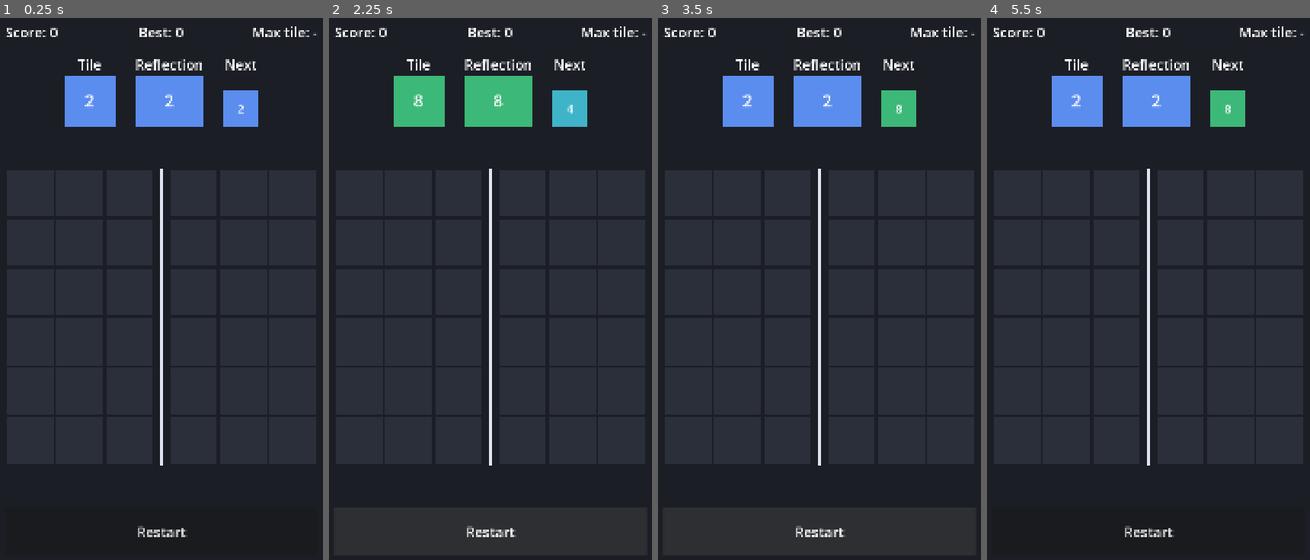
Above: before the commit, frames 1-4 (left to right).
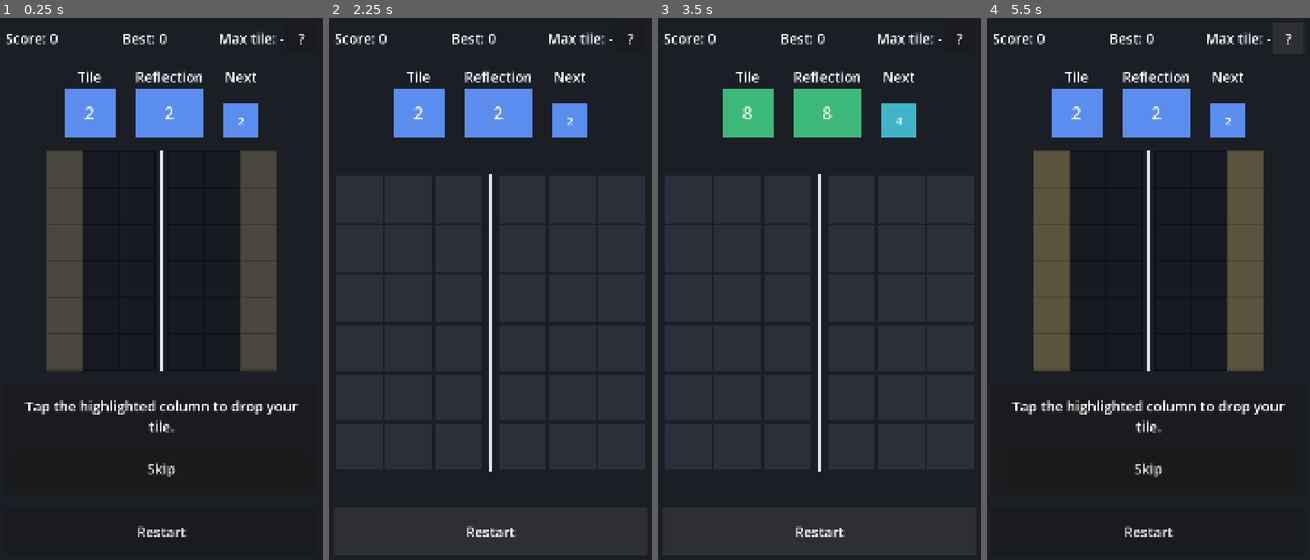
Above: after the commit, the same moments.

Repository: bpinto03/Doppel
Game: Godot game, scene res://scenes/main.tscn
Two runs of this game, one before a commit and one after it. Both use one fixed random seed, a clock stepped at 60 frames per second and the inputs below.
Inputs (mouse positions are in pixels of both pictures, inside the frame that each line leads up to):
- Up to frame 1 (0.25 s): no input
- Up to frame 2 (2.25 s): click "Restart" at 0.5 s; click (629, 39) at 1.25 s, where only the run after the commit has a clickable "?"; click "Restart" at 2 s
- Up to frame 3 (3.5 s): click "Restart" at 2.75 s
- Up to frame 4 (5.5 s): click (1287, 39) at 3.5 s, where only the run after the commit has a clickable "?"; click (1148, 467) at 4.25 s, where only the run after the commit has a clickable "Skip"; click (1287, 39) at 5 s, where only the run after the commit has a clickable "?"

The runs differ from the first frame. In frame 1, 39% of the frame differs, in the area x 2-98%, y 1-85%; in frame 2, 6.7%; in frame 3, 6.7%; in frame 4, 40%.

Commit message:
feat: add skippable tutorial with help button
The tutorial shows on every launch and from the "?" button, which
abandons the current game. Each step loads its scenario, pulses the
target column, its mirror, the cells involved and, in step 3, the axis,
and only accepts the target column or a touch on its mirror. The
explanation appears once the turn's playback has finished. Skip starts
a real game at any time. Tutorial scores do not count toward the best.

Diff:
--- a/assets/translations/ui.csv
+++ b/assets/translations/ui.csv
@@ -14,3 +14,7 @@
 TUTORIAL_STEP_3,A matching tile is waiting just across the mirror line. Drop your tile next to the line.,Une tuile identique attend juste de l'autre côté de l'axe. Pose ta tuile à côté de l'axe.
 TUTORIAL_STEP_3_DONE,"Your tile touched the tile on the right across the mirror line, and they merged. Playing next to the line is one option among others.","Ta tuile a touché celle de droite à travers l'axe, et elles ont fusionné. Jouer près de l'axe est une possibilité parmi d'autres."
 UI_CHAIN_MULTIPLIER,x{value},x{value}
+TUTORIAL_NEXT,Next,Suivant
+TUTORIAL_PLAY,Play,Jouer
+TUTORIAL_SKIP,Skip,Passer
+UI_HELP,?,?
--- /dev/null
+++ b/data/tutorial_hint.tres
@@ -0,0 +1,7 @@
+[gd_resource type="Resource" script_class="TutorialHintConfig" format=3]
+
+[ext_resource type="Script" path="res://scripts/ui/tutorial_hint_config.gd" id="1_config"]
+
+[resource]
+script = ExtResource("1_config")
+pulse_period = 1.2
--- a/scenes/game/game_screen.tscn
+++ b/scenes/game/game_screen.tscn
@@ -4,6 +4,7 @@
 [ext_resource type="Script" path="res://scripts/ui/board_view.gd" id="2_board"]
 [ext_resource type="Script" path="res://scripts/ui/tile_swatch.gd" id="3_swatch"]
 [ext_resource type="Theme" path="res://assets/themes/prototype_theme.tres" id="4_theme"]
+[ext_resource type="PackedScene" path="res://scenes/game/tutorial_panel.tscn" id="5_tutorial_panel"]
 
 [node name="GameScreen" type="Control"]
 layout_mode = 3
@@ -59,6 +60,12 @@
 layout_mode = 2
 size_flags_horizontal = 3
 horizontal_alignment = 2
+
+[node name="HelpButton" type="Button" parent="Margin/Layout/Stats"]
+unique_name_in_owner = true
+custom_minimum_size = Vector2(100, 100)
+layout_mode = 2
+text = "UI_HELP"
 
 [node name="Upcoming" type="HBoxContainer" parent="Margin/Layout"]
 layout_mode = 2
@@ -134,6 +141,11 @@
 vertical_alignment = 1
 mouse_filter = 2
 
+[node name="TutorialPanel" parent="Margin/Layout" instance=ExtResource("5_tutorial_panel")]
+unique_name_in_owner = true
+visible = false
+layout_mode = 2
+
 [node name="GameOverLabel" type="Label" parent="Margin/Layout"]
 unique_name_in_owner = true
 layout_mode = 2
--- /dev/null
+++ b/scenes/game/tutorial_panel.tscn
@@ -0,0 +1,43 @@
+[gd_scene format=3]
+
+[ext_resource type="Script" path="res://scripts/ui/tutorial_panel.gd" id="1_panel"]
+
+[node name="TutorialPanel" type="PanelContainer"]
+script = ExtResource("1_panel")
+
+[node name="Margin" type="MarginContainer" parent="."]
+layout_mode = 2
+theme_override_constants/margin_left = 24
+theme_override_constants/margin_top = 24
+theme_override_constants/margin_right = 24
+theme_override_constants/margin_bottom = 24
+
+[node name="Content" type="VBoxContainer" parent="Margin"]
+layout_mode = 2
+theme_override_constants/separation = 24
+
+[node name="MessageLabel" type="Label" parent="Margin/Content"]
+unique_name_in_owner = true
+custom_minimum_size = Vector2(0, 160)
+layout_mode = 2
+horizontal_alignment = 1
+vertical_alignment = 1
+autowrap_mode = 3
+
+[node name="Buttons" type="HBoxContainer" parent="Margin/Content"]
+layout_mode = 2
+theme_override_constants/separation = 24
+
+[node name="SkipButton" type="Button" parent="Margin/Content/Buttons"]
+unique_name_in_owner = true
+custom_minimum_size = Vector2(0, 120)
+layout_mode = 2
+size_flags_horizontal = 3
+text = "TUTORIAL_SKIP"
+
+[node name="NextButton" type="Button" parent="Margin/Content/Buttons"]
+unique_name_in_owner = true
+custom_minimum_size = Vector2(0, 120)
+layout_mode = 2
+size_flags_horizontal = 3
+text = "TUTORIAL_NEXT"
--- a/scripts/ui/board_view.gd
+++ b/scripts/ui/board_view.gd
@@ -14,11 +14,20 @@
 const GHOST_OPACITY: float = 0.4
 const GHOST_LINK_COLOR := Color(1.0, 1.0, 1.0, 0.3)
 const GHOST_LINK_WIDTH: float = 3.0
+const HINT_COLOR := Color("#ffd24d")
+const HINT_COLUMN_OPACITY: float = 0.25
+const HINT_CELL_OUTLINE_WIDTH: float = 6.0
+const HINT_AXIS_WIDTH: float = 14.0
 const NO_COLUMN: int = -1
 
 var is_input_enabled: bool = true:
 	set(value):
 		is_input_enabled = value
+		queue_redraw()
+## When set, only this left column (or a touch on its mirror) can be played.
+var restricted_column: int = NO_COLUMN:
+	set(value):
+		restricted_column = value
 		queue_redraw()
 
 var _session: GameSession
@@ -30,6 +39,9 @@
 var _hidden_cells: Array[Vector2i] = []
 var _pulsing_cells: Array[Vector2i] = []
 var _pulse_strength: float
+var _hint_step: TutorialStep
+var _hint_strength: float
+var _hint_tween: Tween
 
 
 func show_session(session: GameSession) -> void:
@@ -74,6 +86,26 @@
 	_hidden_cells = []
 	_pulsing_cells = []
 	queue_redraw()
+
+
+## Pulses the step's target column and its mirror, its highlighted cells and, if asked, the axis,
+## and restricts play to the target column.
+func show_tutorial_hint(step: TutorialStep, pulse_period: float) -> void:
+	_stop_hint_pulse()
+	_hint_step = step
+	restricted_column = step.target_column
+	_hint_tween = create_tween().set_loops()
+	_hint_tween.tween_method(_set_hint_progress, 0.0, 1.0, pulse_period)
+
+
+func clear_tutorial_hint() -> void:
+	_stop_hint_pulse()
+	_hint_step = null
+	restricted_column = NO_COLUMN
+
+
+func is_tutorial_hint_shown() -> bool:
+	return _hint_step != null
 
 
 ## Touching a right column plays its mirror: the tile always lands on the left.
@@ -96,7 +128,7 @@
 
 
 func is_ghost_visible() -> bool:
-	return is_input_enabled and _session != null and _session.can_play_column(_hovered_column)
+	return is_input_enabled and _is_column_selectable(_hovered_column)
 
 
 func _gui_input(event: InputEvent) -> void:
@@ -133,8 +165,13 @@
 	_is_press_armed = false
 	_set_hovered_column(NO_COLUMN)
 	var column: int = _find_played_column_at(release_position)
-	if is_input_enabled and _session != null and _session.can_play_column(column):
+	if is_input_enabled and _is_column_selectable(column):
 		column_released.emit(column)
+
+
+func _is_column_selectable(column: int) -> bool:
+	var is_allowed: bool = restricted_column == NO_COLUMN or column == restricted_column
+	return is_allowed and _session != null and _session.can_play_column(column)
 
 
 func _find_played_column_at(point: Vector2) -> int:
@@ -159,15 +196,31 @@
 	_draw_moving_tiles()
 	_draw_pulse()
 	_draw_axis()
+	_draw_tutorial_hint()
 	_draw_ghost()
 
 
+## Both halves of a blocked pair are dimmed, since either one can be touched.
 func _draw_blocked_columns() -> void:
 	if not is_input_enabled or _session == null:
 		return
 	for column: int in _displayed_board.column_count_per_side:
-		if not _session.can_play_column(column):
+		if not _is_column_selectable(column):
 			draw_rect(_get_column_rect(column), BLOCKED_COLUMN_COLOR)
+			draw_rect(_get_column_rect(_displayed_board.get_mirror_column(column)), BLOCKED_COLUMN_COLOR)
+
+
+func _draw_tutorial_hint() -> void:
+	if _hint_step == null:
+		return
+	var column_color := Color(HINT_COLOR, HINT_COLUMN_OPACITY * _hint_strength)
+	draw_rect(_get_column_rect(_hint_step.target_column), column_color)
+	draw_rect(_get_column_rect(_displayed_board.get_mirror_column(_hint_step.target_column)), column_color)
+	var outline_color := Color(HINT_COLOR, _hint_strength)
+	for cell: Vector2i in _hint_step.highlighted_cells:
+		draw_rect(_get_tile_rect(cell), outline_color, false, HINT_CELL_OUTLINE_WIDTH)
+	if _hint_step.is_axis_highlighted:
+		_draw_axis_line(outline_color, HINT_AXIS_WIDTH)
 
 
 func _draw_moving_tiles() -> void:
@@ -196,10 +249,28 @@
 
 
 func _draw_axis() -> void:
+	_draw_axis_line(AXIS_COLOR, AXIS_WIDTH)
+
+
+func _draw_axis_line(color: Color, width: float) -> void:
 	var axis_x: float = _get_column_x(_displayed_board.column_count_per_side) - _get_cell_size() * AXIS_GAP_IN_CELLS / 2.0
 	var board_top: float = _get_board_origin().y
 	var board_bottom: float = board_top + _get_cell_size() * _displayed_board.row_count
-	draw_line(Vector2(axis_x, board_top), Vector2(axis_x, board_bottom), AXIS_COLOR, AXIS_WIDTH)
+	draw_line(Vector2(axis_x, board_top), Vector2(axis_x, board_bottom), color, width)
+
+
+## Rises and falls back once per period.
+func _set_hint_progress(progress: float) -> void:
+	_hint_strength = sin(progress * PI)
+	queue_redraw()
+
+
+func _stop_hint_pulse() -> void:
+	if _hint_tween != null:
+		_hint_tween.kill()
+		_hint_tween = null
+	_hint_strength = 0.0
+	queue_redraw()
 
 
 func _get_cell_size() -> float:
--- a/scripts/ui/game_screen.gd
+++ b/scripts/ui/game_screen.gd
@@ -4,11 +4,15 @@
 
 const BALANCING_CONFIG: BalancingConfig = preload("res://data/balancing.tres")
 const PLAYBACK_CONFIG: ResolutionPlaybackConfig = preload("res://data/resolution_playback.tres")
+const TUTORIAL_HINT_CONFIG: TutorialHintConfig = preload("res://data/tutorial_hint.tres")
 const NO_TILE_TEXT: String = "-"
+const NO_TUTORIAL_STEP: int = -1
 
 var _session: GameSession
 var _best_score: int
 var _playback: ResolutionPlayback
+var _tutorial_steps: Array[TutorialStep] = []
+var _tutorial_step_index: int = NO_TUTORIAL_STEP
 
 @onready var _board_view: BoardView = %BoardView
 @onready var _score_label: Label = %ScoreLabel
@@ -19,7 +23,9 @@
 @onready var _next_swatch: TileSwatch = %NextSwatch
 @onready var _game_over_label: Label = %GameOverLabel
 @onready var _restart_button: Button = %RestartButton
+@onready var _help_button: Button = %HelpButton
 @onready var _chain_label: Label = %ChainLabel
+@onready var _tutorial_panel: TutorialPanel = %TutorialPanel
 
 
 func _ready() -> void:
@@ -28,14 +34,57 @@
 	_board_view.pressed_while_locked.connect(_playback.skip)
 	_board_view.column_released.connect(_on_column_released)
 	_restart_button.pressed.connect(start_new_game)
-	start_new_game()
+	_help_button.pressed.connect(start_tutorial)
+	_tutorial_panel.next_requested.connect(_on_tutorial_next_requested)
+	_tutorial_panel.skip_requested.connect(start_new_game)
+	start_tutorial()
 
 
 func start_new_game() -> void:
+	_stop_tutorial()
 	var rng := RandomNumberGenerator.new()
 	rng.randomize()
 	_session = GameSession.new(BALANCING_CONFIG, rng)
+	_set_input_enabled(true)
 	_refresh()
+
+
+## Abandons the current game: there is no save in Phase 1.
+func start_tutorial() -> void:
+	_tutorial_steps = TutorialScenarios.create_steps()
+	_show_tutorial_step(0)
+
+
+func is_tutorial_running() -> bool:
+	return _tutorial_step_index != NO_TUTORIAL_STEP
+
+
+func get_tutorial_step_index() -> int:
+	return _tutorial_step_index
+
+
+func _show_tutorial_step(step_index: int) -> void:
+	_tutorial_step_index = step_index
+	var step: TutorialStep = _tutorial_steps[step_index]
+	_session = step.create_session()
+	_set_input_enabled(true)
+	_refresh()
+	_board_view.show_tutorial_hint(step, TUTORIAL_HINT_CONFIG.pulse_period)
+	_tutorial_panel.show_instruction(step.instruction_key)
+
+
+func _on_tutorial_next_requested() -> void:
+	var next_step_index: int = _tutorial_step_index + 1
+	if next_step_index < _tutorial_steps.size():
+		_show_tutorial_step(next_step_index)
+	else:
+		start_new_game()
+
+
+func _stop_tutorial() -> void:
+	_tutorial_step_index = NO_TUTORIAL_STEP
+	_board_view.clear_tutorial_hint()
+	_tutorial_panel.visible = false
 
 
 func _on_column_released(column: int) -> void:
@@ -43,20 +92,34 @@
 		return
 	var board_before: BoardState = _session.board.duplicate_board()
 	var chain_result: ChainResult = _session.play_column(column)
-	_best_score = maxi(_best_score, _session.score)
+	if is_tutorial_running():
+		_board_view.clear_tutorial_hint()
+	else:
+		_best_score = maxi(_best_score, _session.score)
 	_set_input_enabled(false)
 	_playback.play(board_before, chain_result.events)
 
 
+## In the tutorial, the board stays locked until the player moves to the next step.
 func _on_playback_finished() -> void:
-	_set_input_enabled(true)
 	_refresh()
+	if is_tutorial_running():
+		_restart_button.disabled = false
+		_help_button.disabled = false
+		_tutorial_panel.show_explanation(_tutorial_steps[_tutorial_step_index].explanation_key, _is_last_tutorial_step())
+	else:
+		_set_input_enabled(true)
 	turn_playback_finished.emit()
+
+
+func _is_last_tutorial_step() -> bool:
+	return _tutorial_step_index == _tutorial_steps.size() - 1
 
 
 func _set_input_enabled(is_enabled: bool) -> void:
 	_board_view.is_input_enabled = is_enabled
 	_restart_button.disabled = not is_enabled
+	_help_button.disabled = not is_enabled
 
 
 func _refresh() -> void:
--- /dev/null
+++ b/scripts/ui/tutorial_hint_config.gd
@@ -0,0 +1,5 @@
+class_name TutorialHintConfig
+extends Resource
+
+## Seconds for one rise and fall of the tutorial highlight.
+@export var pulse_period: float
--- /dev/null
+++ b/scripts/ui/tutorial_panel.gd
@@ -0,0 +1,31 @@
+class_name TutorialPanel
+extends PanelContainer
+
+signal next_requested
+signal skip_requested
+
+@onready var _message_label: Label = %MessageLabel
+@onready var _next_button: Button = %NextButton
+@onready var _skip_button: Button = %SkipButton
+
+
+func _ready() -> void:
+	_next_button.pressed.connect(next_requested.emit)
+	_skip_button.pressed.connect(skip_requested.emit)
+
+
+func show_instruction(text_key: StringName) -> void:
+	_message_label.text = tr(text_key)
+	_next_button.visible = false
+	visible = true
+
+
+func show_explanation(text_key: StringName, is_last_step: bool) -> void:
+	_message_label.text = tr(text_key)
+	_next_button.text = tr(&"TUTORIAL_PLAY") if is_last_step else tr(&"TUTORIAL_NEXT")
+	_next_button.visible = true
+	visible = true
+
+
+func is_waiting_for_next() -> bool:
+	return visible and _next_button.visible
--- a/tests/test_board_view.gd
+++ b/tests/test_board_view.gd
@@ -144,6 +144,32 @@
 	assert_signal_not_emitted(_board_view, "column_released")
 
 
+func test_restricted_column_accepts_only_itself_or_its_mirror() -> void:
+	_board_view.restricted_column = 2
+
+	_move_to(LEFT_OUTER_COLUMN_POINT)
+	assert_false(_board_view.is_ghost_visible())
+	_move_to(RIGHT_AXIS_COLUMN_POINT)
+	assert_true(_board_view.is_ghost_visible())
+	_press_at(LEFT_OUTER_COLUMN_POINT)
+	_release_at(LEFT_OUTER_COLUMN_POINT)
+	assert_signal_not_emitted(_board_view, "column_released")
+	_press_at(RIGHT_AXIS_COLUMN_POINT)
+	_release_at(RIGHT_AXIS_COLUMN_POINT)
+	assert_signal_emitted_with_parameters(_board_view, "column_released", [2])
+
+
+func test_tutorial_hint_restricts_play_until_cleared() -> void:
+	_board_view.show_tutorial_hint(TutorialScenarios.create_axis_step(), 1.0)
+	assert_true(_board_view.is_tutorial_hint_shown())
+	assert_eq(_board_view.restricted_column, 2)
+
+	_board_view.clear_tutorial_hint()
+
+	assert_false(_board_view.is_tutorial_hint_shown())
+	assert_eq(_board_view.restricted_column, BoardView.NO_COLUMN)
+
+
 func _show_session_with_board(board: BoardState) -> void:
 	_board_view.show_session(GameSession.new(BalancingFixture.create_config(), BalancingFixture.create_seeded_rng(SEED), board))
 	watch_signals(_board_view)
--- /dev/null
+++ b/tests/test_game_screen_tutorial.gd
@@ -0,0 +1,83 @@
+extends GutTest
+
+const GAME_SCREEN_SCENE: PackedScene = preload("res://scenes/game/game_screen.tscn")
+const MAX_WAIT_SECONDS: float = 5.0
+
+var _screen: Control
+var _board_view: BoardView
+var _tutorial_panel: TutorialPanel
+
+
+func before_each() -> void:
+	_screen = GAME_SCREEN_SCENE.instantiate()
+	add_child_autofree(_screen)
+	_board_view = _screen.get_node("%BoardView")
+	_tutorial_panel = _screen.get_node("%TutorialPanel")
+	watch_signals(_screen)
+
+
+func test_tutorial_starts_at_launch_on_the_first_step() -> void:
+	assert_true(_screen.is_tutorial_running())
+	assert_eq(_screen.get_tutorial_step_index(), 0)
+	assert_true(_tutorial_panel.visible)
+	assert_false(_tutorial_panel.is_waiting_for_next())
+	assert_true(_board_view.is_tutorial_hint_shown())
+
+
+func test_explanation_appears_only_once_the_playback_has_finished() -> void:
+	_board_view.column_released.emit(TutorialScenarios.OUTER_LEFT_COLUMN)
+
+	assert_false(_tutorial_panel.is_waiting_for_next())
+	assert_false(_board_view.is_tutorial_hint_shown())
+	await wait_for_signal(_screen.turn_playback_finished, MAX_WAIT_SECONDS)
+	assert_true(_tutorial_panel.is_waiting_for_next())
+	assert_false(_board_view.is_input_enabled)
+
+
+func test_steps_follow_each_other_then_a_real_game_starts() -> void:
+	var steps: Array[TutorialStep] = TutorialScenarios.create_steps()
+	for step_index: int in steps.size():
+		assert_eq(_screen.get_tutorial_step_index(), step_index)
+		_board_view.column_released.emit(steps[step_index].target_column)
+		await wait_for_signal(_screen.turn_playback_finished, MAX_WAIT_SECONDS)
+		_tutorial_panel.next_requested.emit()
+
+	_assert_real_game_started()
+
+
+func test_axis_step_ends_with_the_merge_across_the_axis_on_screen() -> void:
+	var steps: Array[TutorialStep] = TutorialScenarios.create_steps()
+	for step_index: int in steps.size() - 1:
+		_board_view.column_released.emit(steps[step_index].target_column)
+		await wait_for_signal(_screen.turn_playback_finished, MAX_WAIT_SECONDS)
+		_tutorial_panel.next_requested.emit()
+
+	_board_view.column_released.emit(TutorialScenarios.AXIS_LEFT_COLUMN)
+	await wait_for_signal(_screen.turn_playback_finished, MAX_WAIT_SECONDS)
+
+	var displayed_rows: Array[String] = BoardFixture.describe_board(_board_view.get_displayed_board())
+	assert_eq(displayed_rows[4], ". . . | 2 . .")
+	assert_eq(displayed_rows[5], ". . 3 | 1 . .")
+
+
+func test_skip_starts_a_real_game_at_any_time() -> void:
+	_tutorial_panel.skip_requested.emit()
+
+	_assert_real_game_started()
+
+
+func test_help_button_restarts_the_tutorial_and_abandons_the_game() -> void:
+	_tutorial_panel.skip_requested.emit()
+
+	_screen.get_node("%HelpButton").pressed.emit()
+
+	assert_true(_screen.is_tutorial_running())
+	assert_eq(_screen.get_tutorial_step_index(), 0)
+	assert_eq(BoardFixture.describe_board(_board_view.get_displayed_board())[5], ". . . | . . .")
+
+
+func _assert_real_game_started() -> void:
+	assert_false(_screen.is_tutorial_running())
+	assert_false(_tutorial_panel.visible)
+	assert_false(_board_view.is_tutorial_hint_shown())
+	assert_true(_board_view.is_input_enabled)
Binary file changed: assets/translations/ui.en.translation
Binary file changed: assets/translations/ui.fr.translation
Not shown, added: scripts/ui/tutorial_hint_config.gd.uid
Not shown, added: scripts/ui/tutorial_panel.gd.uid
Not shown, added: tests/test_game_screen_tutorial.gd.uid
Not shown, changed: CLAUDE.md
Not shown, changed: STEPS.md
Not shown, changed: docs/architecture.md
Not shown, changed: docs/balancing.md
Not shown, changed: docs/game_rules.md
Not shown, changed: docs/playtest_phase1.md
